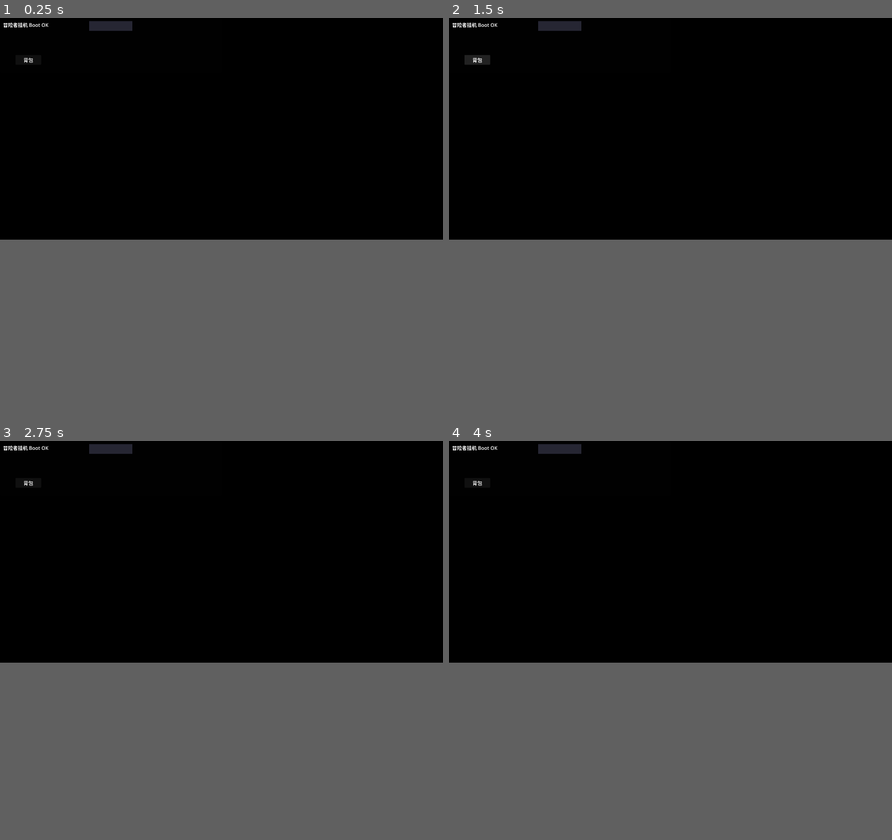
Above: before the commit, frames 1-4 (two rows, left to right).
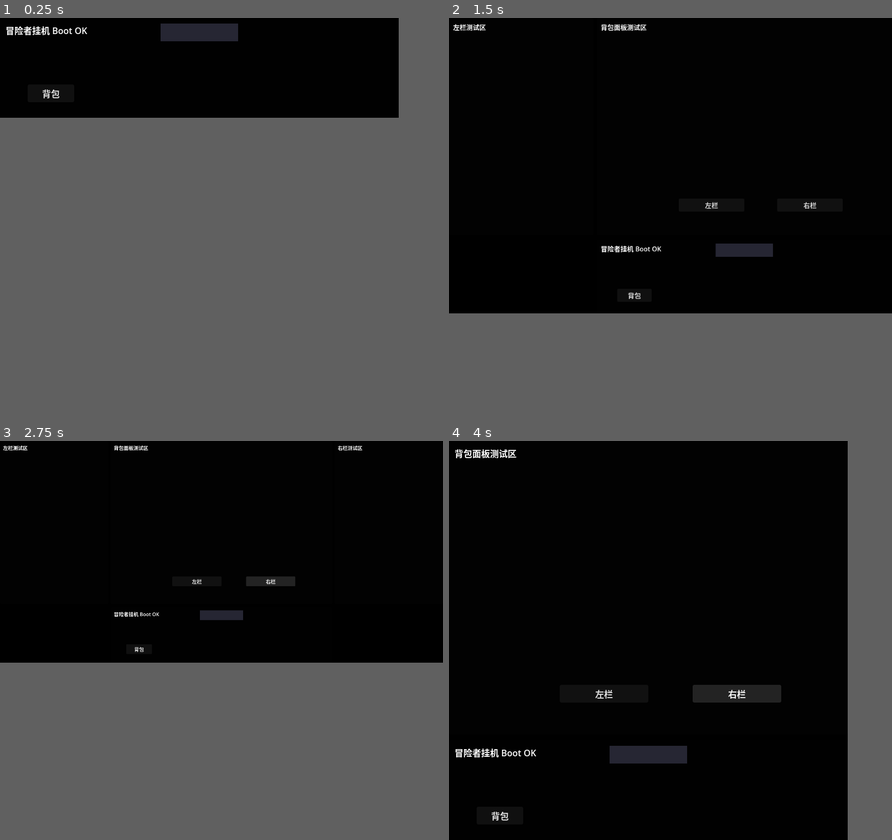
Above: after the commit, the same moments.

Repository: xiaowei2016/roguefall
Game: Godot game, scene res://scenes/main.tscn
Same seed, same stepped clock (60 frames per second), same inputs: the game is played once before the commit and once after it.
Inputs (mouse positions are in pixels of both pictures, inside the frame that each line leads up to):
- Up to frame 1 (0.25 s): no input
- Up to frame 2 (1.5 s): click "背包" at 0.5 s; click "背包" (after the commit: "左栏") at 1.25 s
- Up to frame 3 (2.75 s): click (358, 580) at 2 s, where only the run after the commit has a clickable "右栏"
- Up to frame 4 (4 s): click "背包" (after the commit: "左栏") at 2.75 s; click (661, 580) at 3.5 s, where only the run after the commit has a clickable "右栏"
In frame 1 the window is 800x400 before the commit and 720x180 after it. Grey fills any space a smaller window leaves; there, only what the larger window draws over its background counts as a difference.

The runs differ from the first frame. In frame 1, 1.4% of the frame differs, in the area x 0-54%, y 0-21%; in frame 2, 1.3%; in frame 3, 1.0%; in frame 4, 2.5%, in the area x 0-75%, y 0-96%.
Error before the commit: Parse Error: Cannot infer the type of "old_anchor" variable because the value doesn't have a set type. (res://scripts/main.gd:138)

Commit message:
fix: persist battle bar anchor and avoid mode rebuilds

Diff:
--- a/scripts/main.gd
+++ b/scripts/main.gd
@@ -11,7 +11,8 @@
 
 enum Mode { BATTLE_ONLY, CENTER_BATTLE, LEFT_CENTER_BATTLE, CENTER_RIGHT_BATTLE, FULL }
 
-var _current_mode := Mode.BATTLE_ONLY
+var _current_mode := -1
+var _save_timer: Timer
 
 
 func _ready() -> void:
@@ -31,9 +32,17 @@
 	$PanelRoot/CenterPanel/Button.pressed.connect(_on_left_button_pressed)
 	$PanelRoot/CenterPanel/Button2.pressed.connect(_on_right_button_pressed)
 
-	# 初始化
-	_apply_passthrough()
-	_log_layout()
+	# 防抖保存 Timer
+	_save_timer = Timer.new()
+	_save_timer.one_shot = true
+	_save_timer.wait_time = 0.3
+	_save_timer.timeout.connect(_save_anchor)
+	add_child(_save_timer)
+
+	# 先应用 BattleOnly 布局，再加载保存的 BattleBar 锚点
+	_apply_mode(Mode.BATTLE_ONLY)
+	_load_anchor()
+
 	print("冒险者挂机 Boot OK")
 
 
@@ -125,8 +134,55 @@
 	win.position = pos
 
 
+# === 窗口通知：移动后防抖保存，关闭时立即保存 ===
+func _notification(what: int) -> void:
+	if what == Window.NOTIFICATION_WM_POSITION_CHANGED:
+		_save_timer.start()
+	elif what == Window.NOTIFICATION_WM_CLOSE_REQUEST:
+		_save_anchor()
+		get_tree().quit()
+
+
+# === 保存 BattleBar 屏幕锚点到 user://window.cfg ===
+func _save_anchor() -> void:
+	var win := get_window()
+	var battle := $PanelRoot/BattleBar
+	var anchor: Vector2i = win.position + Vector2i(battle.position)
+
+	var config := ConfigFile.new()
+	config.set_value("window", "battle_anchor_x", anchor.x)
+	config.set_value("window", "battle_anchor_y", anchor.y)
+	config.save("user://window.cfg")
+	print("SAVE anchor=(%d,%d)" % [anchor.x, anchor.y])
+
+
+# === 从 user://window.cfg 恢复 BattleBar 屏幕锚点 ===
+func _load_anchor() -> bool:
+	var config := ConfigFile.new()
+	var err := config.load("user://window.cfg")
+	if err != OK:
+		return false
+
+	var ax = config.get_value("window", "battle_anchor_x", null)
+	var ay = config.get_value("window", "battle_anchor_y", null)
+	if ax == null or ay == null:
+		return false
+
+	var saved_anchor := Vector2i(int(ax), int(ay))
+	var battle_pos := Vector2i($PanelRoot/BattleBar.position)
+	var win := get_window()
+	win.position = saved_anchor - battle_pos
+
+	_clamp_to_screen()
+	print("LOAD anchor=(%d,%d) window_pos=(%d,%d)" % [saved_anchor.x, saved_anchor.y, win.position.x, win.position.y])
+	return true
+
+
 # === 模式切换 ===
 func _apply_mode(mode: Mode) -> void:
+	if mode == _current_mode:
+		print("MODE apply once mode=%d" % mode)
+		return
 	_current_mode = mode
 	var win := get_window()
 	var left := $PanelRoot/LeftPanel
@@ -135,7 +191,7 @@
 	var battle := $PanelRoot/BattleBar
 
 	# 记录切换前 BattleBar 在屏幕上的锚点
-	var old_anchor := win.position + battle.position
+	var old_anchor: Vector2i = win.position + Vector2i(battle.position)
 
 	match mode:
 		Mode.BATTLE_ONLY:
@@ -187,8 +243,8 @@
 			battle.position = Vector2(cx, _CENTER_H)
 
 	# 锚点补偿：确保 BattleBar 在屏幕上位置不跳
-	var new_anchor := win.position + battle.position
-	var delta := old_anchor - new_anchor
+	var new_anchor: Vector2i = win.position + Vector2i(battle.position)
+	var delta: Vector2i = old_anchor - new_anchor
 	if delta != Vector2i.ZERO:
 		win.position += delta
 
